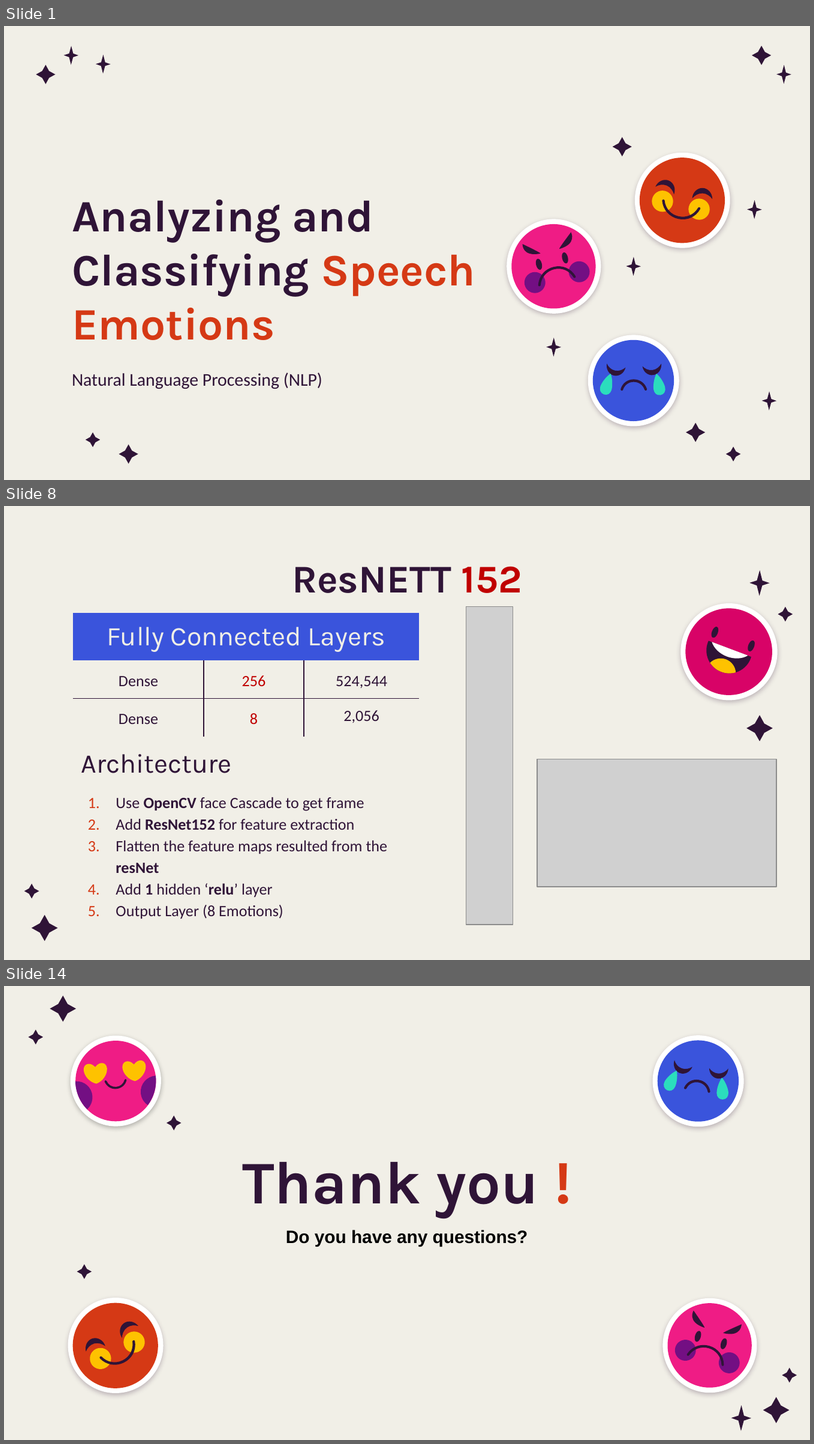
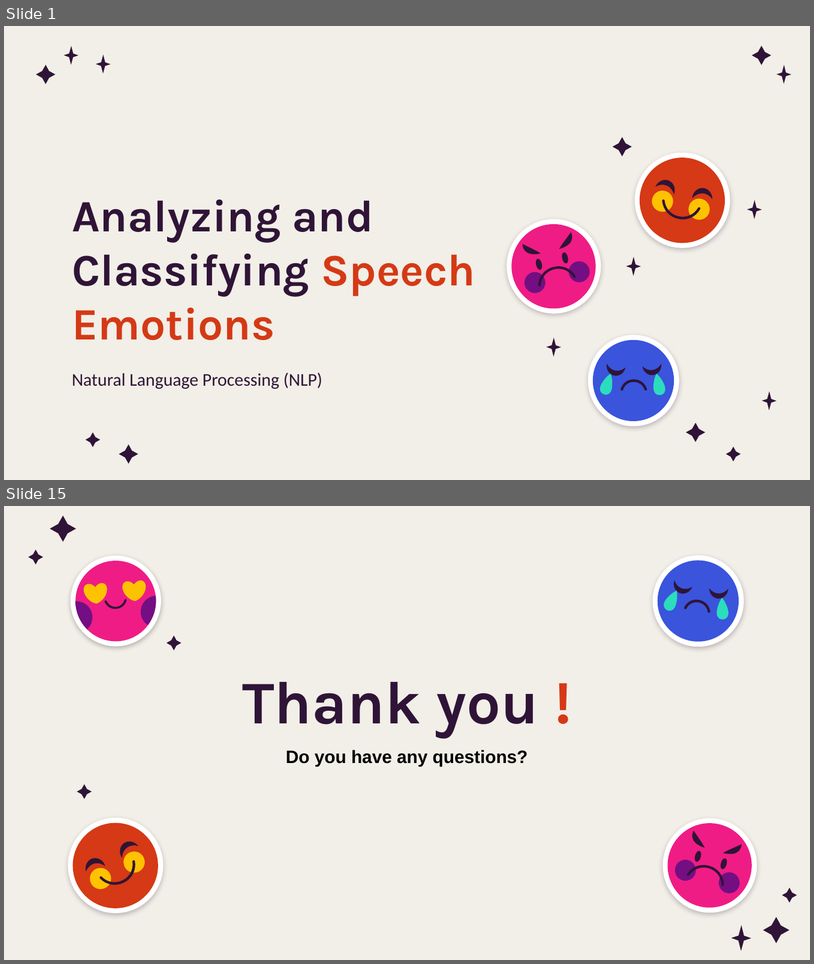
Before and after one commit to Dalia222/analyzing-speach-emotions, a slide deck: ppt.pptx. Shown one above the other, each under a label of ours: slides 1, 8 and 14 before the commit, slides 1 and 15 after it; the slides between them are not shown. The pictures are 814x1444 and 814x964 pixels, drawn with LibreOffice and Linux fonts; fonts in the diff are those of the drawing; grey boxes stand for pictures; background and template pictures are left out. Boxes give left, top, right and bottom in pixels: in the first picture for what was removed or moved away, otherwise in the second. Text is boxed around its words. In the diff, an @@ line names an element or a change of style, - is before the commit and + after.

```diff
--- a/ppt.pptx
+++ b/ppt.pptx
@@ slide 8 removed at bbox=[4, 506, 810, 960], background picture (left out) @@
@@ title removed at bbox=[292, 566, 522, 593] @@
-ResNETT 152
@@ table removed at bbox=[74, 612, 419, 733], 3 rows, 3 columns @@
-Fully Connected Layers |  | 
-Dense | 256 | 524,544
-Dense | 8 | 2,056
@@ picture removed at bbox=[466, 606, 513, 924] @@
@@ group removed at bbox=[674, 596, 786, 708]: 7 freeform shapes @@
@@ subtitle removed at bbox=[81, 754, 232, 773] @@
-Architecture
@@ picture removed at bbox=[538, 759, 777, 886] @@
@@ subtitle removed at bbox=[116, 797, 387, 919] @@
-1. Use OpenCV face Cascade to get frame
-2. Add ResNet152 for feature extraction
-3. Flatten the feature maps resulted from the resNet
-4. Add 1 hidden ‘relu’ layer
-5. Output Layer (8 Emotions)
@@ group removed at bbox=[24, 570, 792, 940]: 5 freeform shapes @@
@@ what was slide 14 is now slide 15 @@
```
Also in this commit, not shown: 5 slides changed, 8 slides added, 6 other slides removed, 1 other file.
